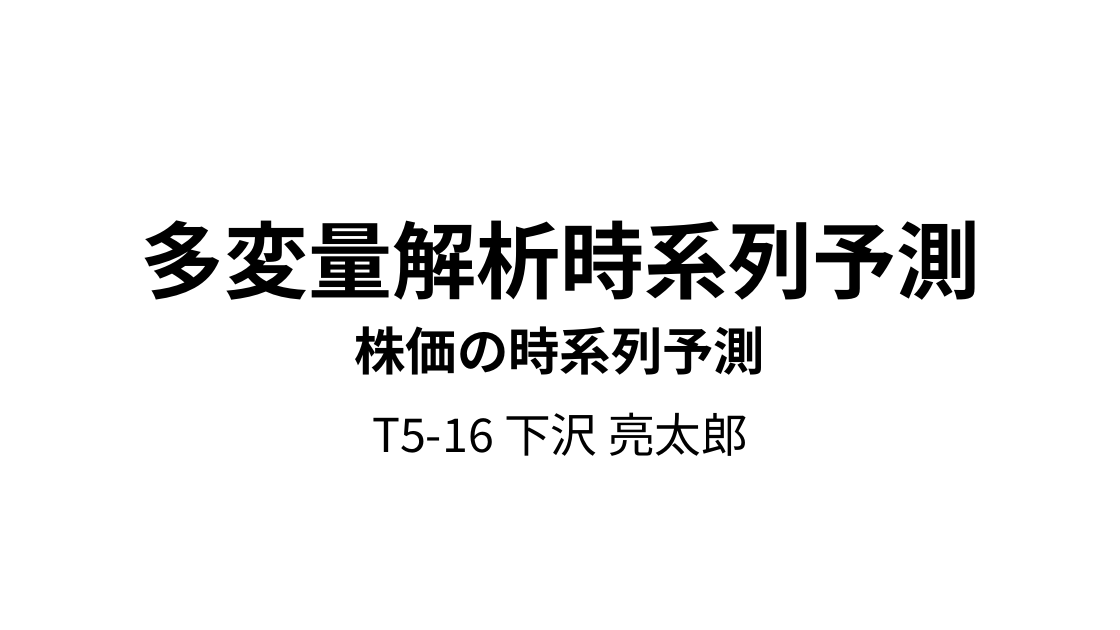
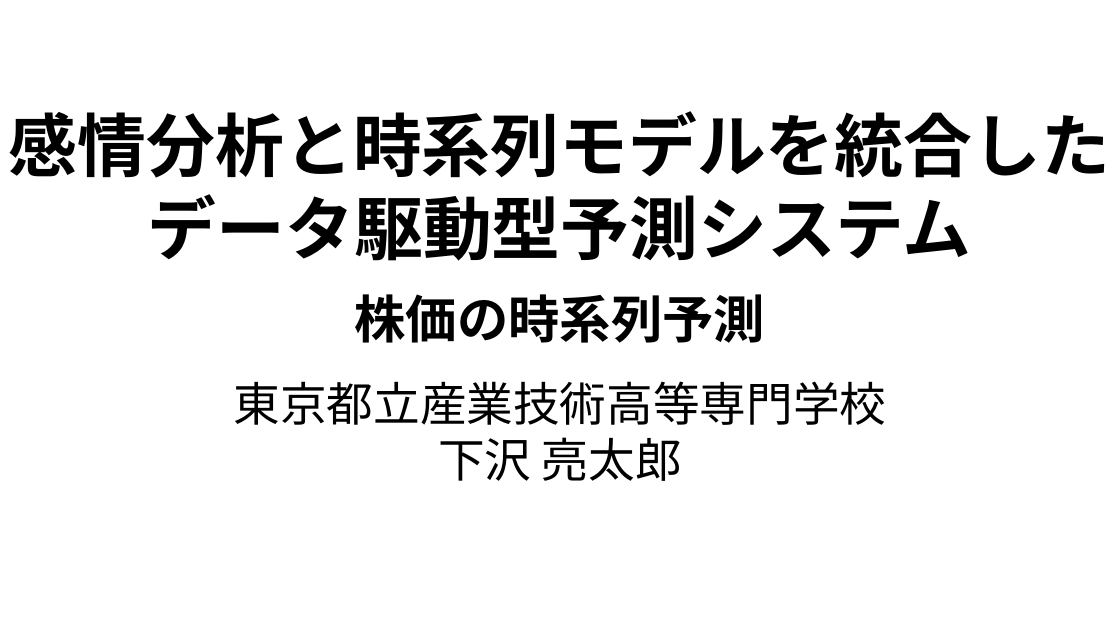
Before and after one commit to ryoww/PBL_stock, a slide deck: slide 1 of 最終報告.pptx. Drawn at 1120x630 pixels with LibreOffice and Linux fonts; fonts in the diff are those of the drawing. Boxes give left, top, right and bottom in pixels: in the first picture for what was removed or moved away, otherwise in the second. Text is boxed around its words. In the diff, an @@ line names an element or a change of style, - is before the commit and + after.

```diff
--- a/最終報告.pptx
+++ b/最終報告.pptx
@@ text at <box>9,111,1110,261</box>: text changed; size 72 to 59 pt @@
-多変量解析時系列予測
+感情分析と時系列モデルを統合した
+データ駆動型予測システム
@@ text "株価の時系列予測": place and size @@
-text "株価の時系列予測" at <box>354,326,765,375</box>
+text "株価の時系列予測" at <box>354,294,765,343</box>
@@ text at <box>234,381,887,481</box>: text changed @@
-T5-16 下沢 亮太郎
+東京都立産業技術高等専門学校
+下沢 亮太郎
```
Also in this commit, not shown: 2 other slides changed, 3 slides added, 1 slide removed.
